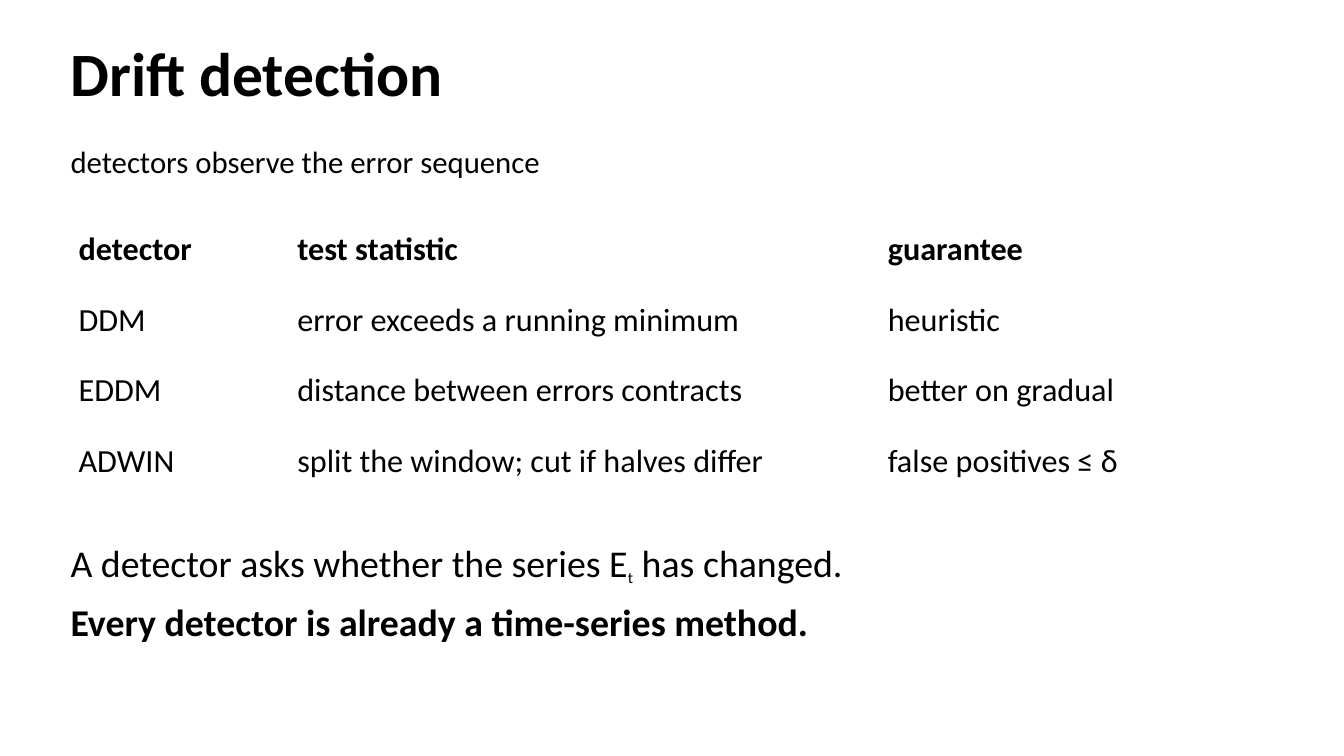
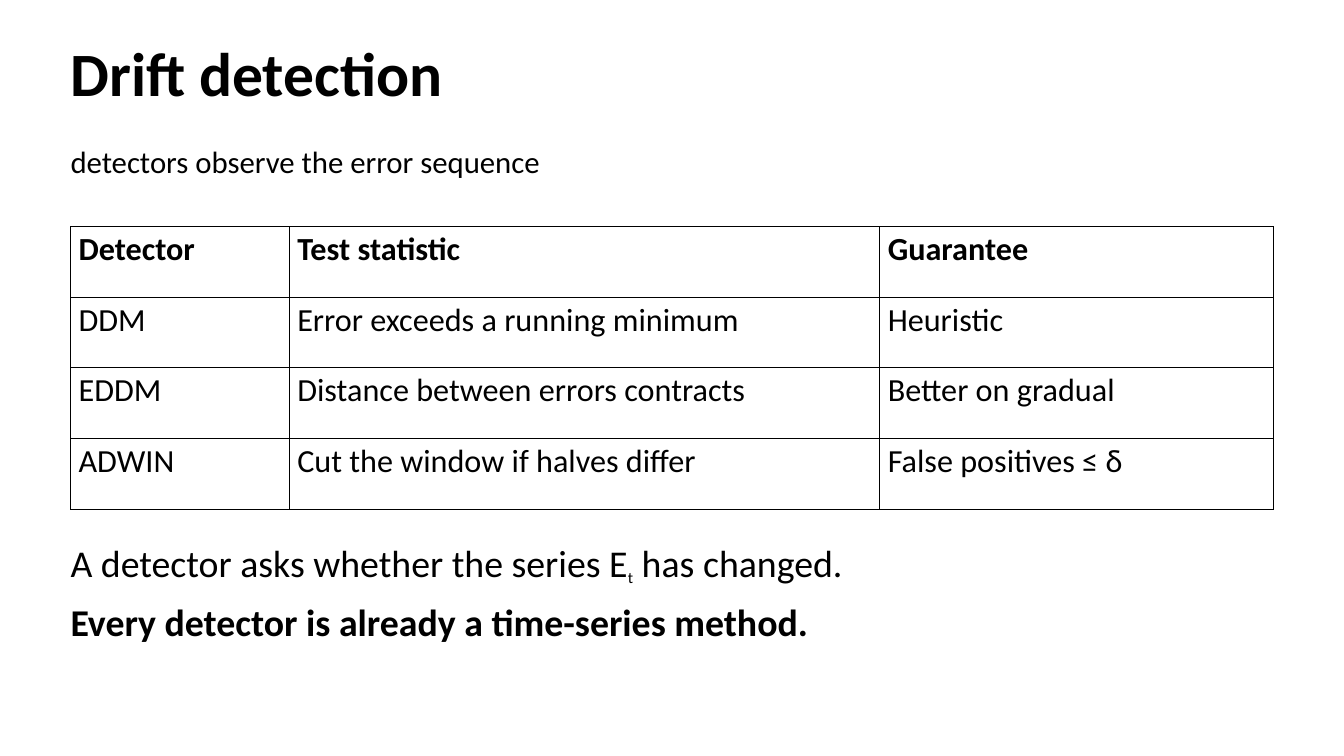
Before and after one commit to phuong0111/time-series-research, a slide deck: slide 9 of data-drift/seminar.pptx. Drawn at 1344x756 pixels with LibreOffice and Linux fonts; fonts in the diff are those of the drawing. Boxes give left, top, right and bottom in pixels: in the first picture for what was removed or moved away, otherwise in the second. Text is boxed around its words. In the diff, an @@ line names an element or a change of style, - is before the commit and + after.

```diff
--- a/data-drift/seminar.pptx
+++ b/data-drift/seminar.pptx
@@ table at (x1=71, y1=227, x2=1274, y2=509) @@
-row 1: detector | test statistic | guarantee
+row 1: Detector | Test statistic | Guarantee
-row 2, column 2: error exceeds a running minimum
+row 2, column 2: Error exceeds a running minimum
-row 2, column 3: heuristic
+row 2, column 3: Heuristic
-row 3, column 2: distance between errors contracts
+row 3, column 2: Distance between errors contracts
-row 3, column 3: better on gradual
+row 3, column 3: Better on gradual
-row 4, column 2: split the window; cut if halves differ
+row 4, column 2: Cut the window if halves differ
-row 4, column 3: false positives ≤ δ
+row 4, column 3: False positives ≤ δ
@@ borders changed @@
```
Also in this commit, not shown: 15 other slides changed, 1 other file.
